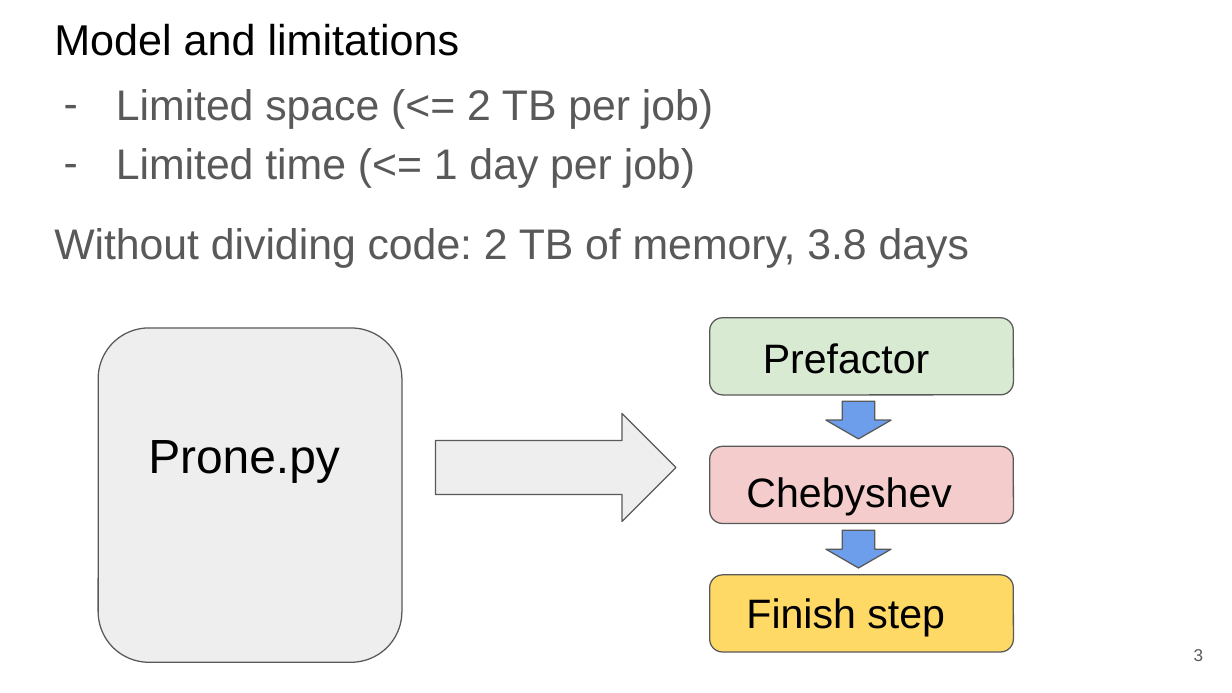
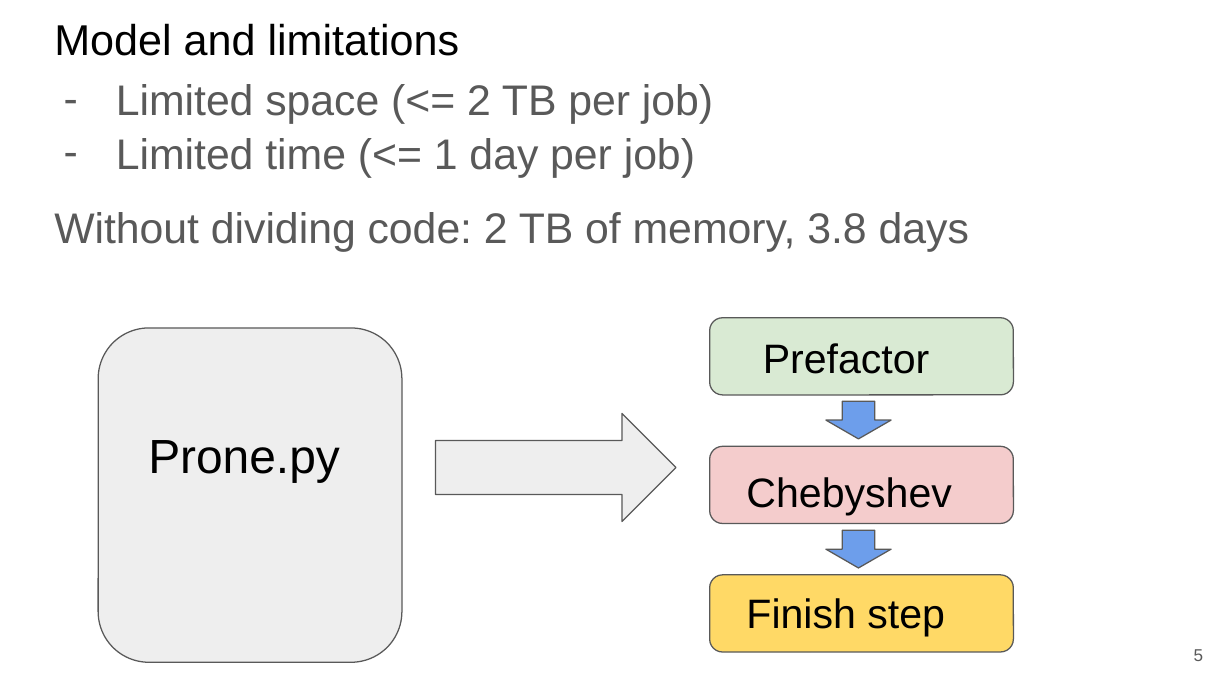
Before and after one commit to kwchurch/JSALT_Better_Together, a slide deck: slide 5 of slides/final_presentation_draft/ben_final_draft.pptx (slide 3 before the commit). Drawn at 1232x693 pixels with LibreOffice and Linux fonts; fonts in the diff are those of the drawing. Boxes give left, top, right and bottom in pixels: in the first picture for what was removed or moved away, otherwise in the second. Text is boxed around its words. In the diff, an @@ line names an element or a change of style, - is before the commit and + after.

```diff
--- a/slides/final_presentation_draft/ben_final_draft.pptx
+++ b/slides/final_presentation_draft/ben_final_draft.pptx
@@ text "Limited space (<= 2 TB ..." at <box>54,84,969,252</box>: line spacing 1.15 to 1.05 @@
@@ page number at <box>1194,649,1204,661</box>: text changed @@
-3
+5
```
Also in this commit, not shown: 2 other slides changed, 2 slides added, 5 other files.
